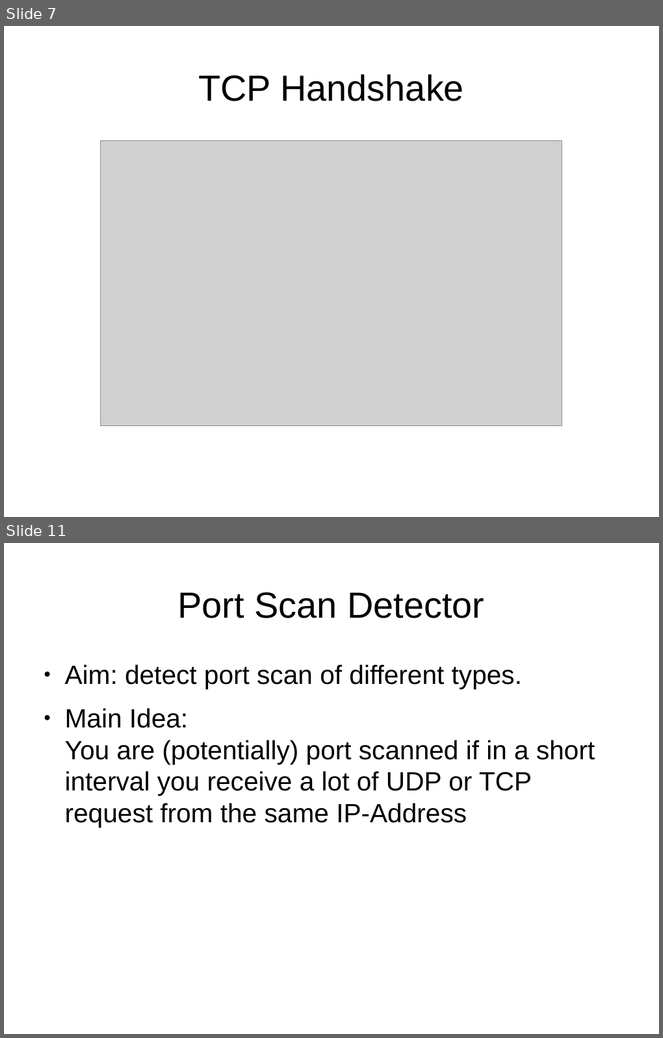
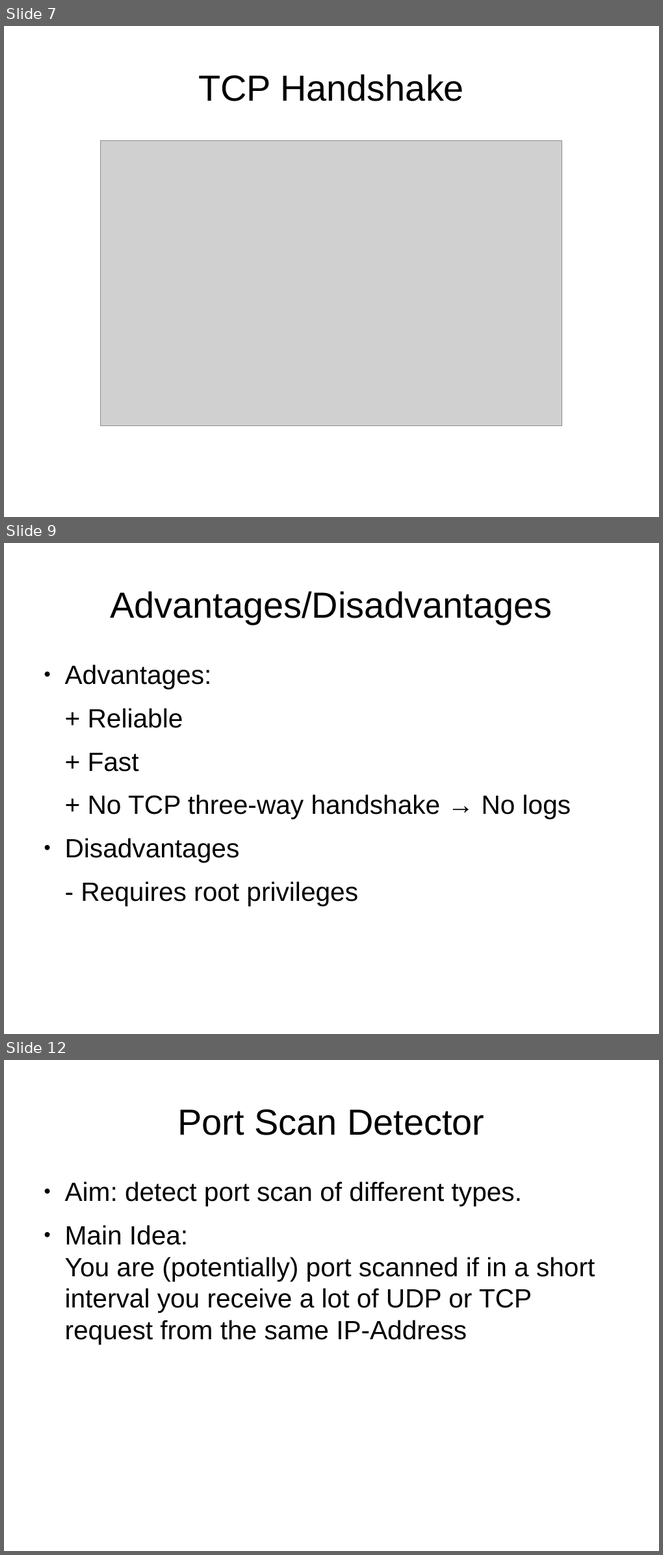
Before and after one commit to herrBez/PortScanner, a slide deck: slides/Untitled 1.odp. Shown one above the other, each under a label of ours: slides 7 and 11 before the commit, slides 7, 9 and 12 after it; the slides between them are not shown. The pictures are 663x1038 and 663x1555 pixels, drawn with LibreOffice and Linux fonts; fonts in the diff are those of the drawing; grey boxes stand for pictures. Boxes give left, top, right and bottom in pixels: in the first picture for what was removed or moved away, otherwise in the second. Text is boxed around its words. In the diff, an @@ line names an element or a change of style, - is before the commit and + after.

```diff
--- a/slides/Untitled 1.odp
+++ b/slides/Untitled 1.odp
@@ slide 9 added at <box>4,543,659,1034</box>, background #FFFFFF @@
@@ title added at <box>111,591,553,624</box>, 44 pt, text #000000 @@
+Advantages/Disadvantages
@@ text added at <box>65,665,571,906</box>, 32 pt, text #000000 @@
+● Advantages:
++ Reliable
++ Fast
++ No TCP three-way handshake → No logs
+● Disadvantages
+- Requires root privileges
@@ what was slide 11 is now slide 12 @@
```
Also in this commit, not shown: 2 slides changed, 3 other slides added, 3 slides removed.
